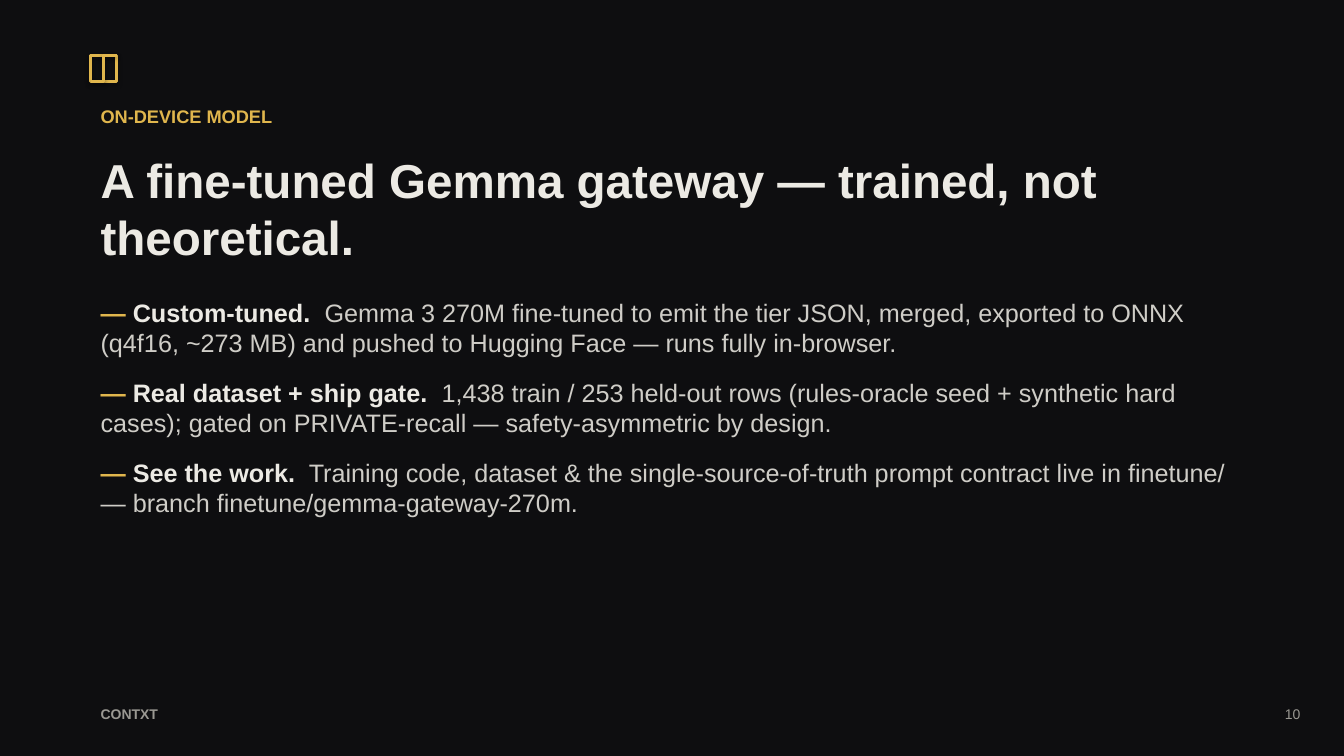
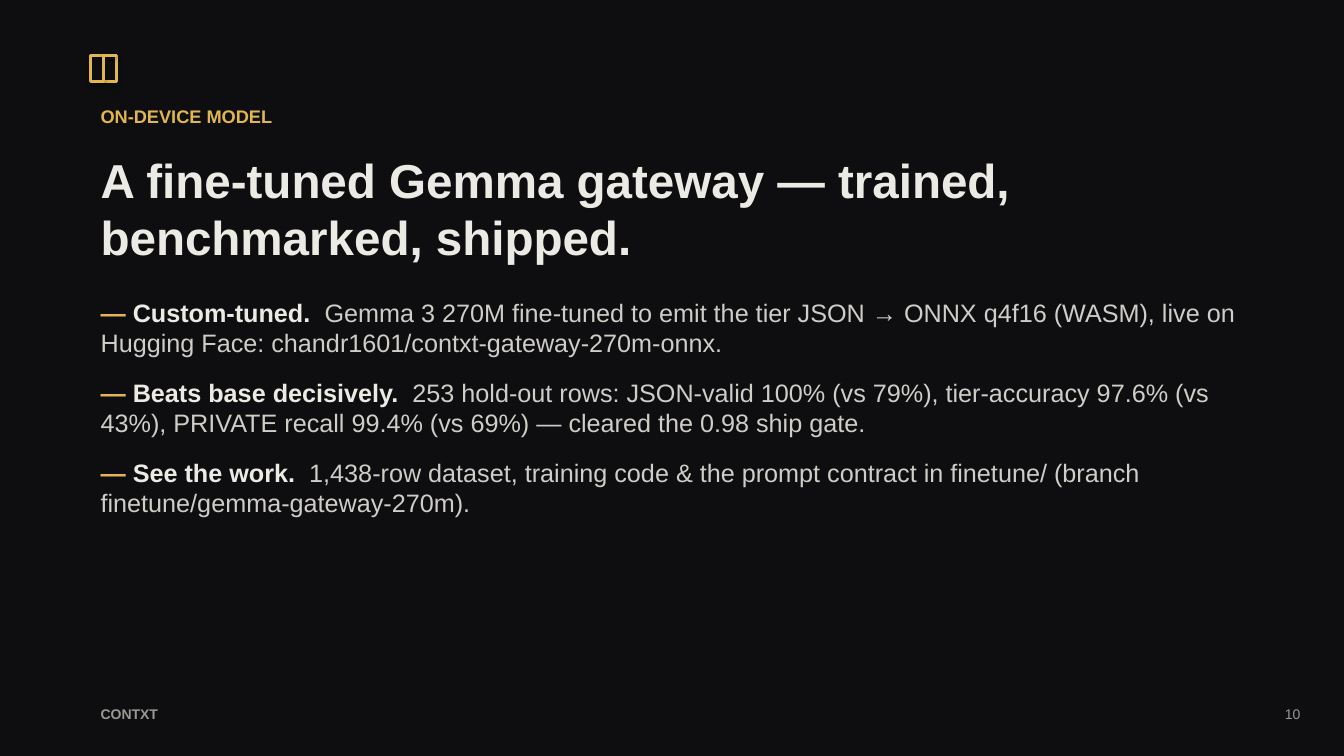
Before and after one commit to Blackx16/contxt, a slide deck: slide 10 of docs/contxt-pitch.pptx. Drawn at 1344x756 pixels with LibreOffice and Linux fonts; fonts in the diff are those of the drawing. Boxes give left, top, right and bottom in pixels: in the first picture for what was removed or moved away, otherwise in the second. Text is boxed around its words. In the diff, an @@ line names an element or a change of style, - is before the commit and + after.

```diff
--- a/docs/contxt-pitch.pptx
+++ b/docs/contxt-pitch.pptx
@@ text at bbox=[101, 163, 1010, 265]: text changed @@
-A fine-tuned Gemma gateway — trained, not theoretical.
+A fine-tuned Gemma gateway — trained, benchmarked, shipped.
@@ text at bbox=[101, 303, 1235, 518]: text changed @@
-— Custom-tuned. Gemma 3 270M fine-tuned to emit the tier JSON, merged, exported to ONNX (q4f16, ~273 MB) and pushed to Hugging Face — runs fully in-browser.
-— Real dataset + ship gate. 1,438 train / 253 held-out rows (rules-oracle seed + synthetic hard cases); gated on PRIVATE-recall — safety-asymmetric by design.
-— See the work. Training code, dataset & the single-source-of-truth prompt contract live in finetune/ — branch finetune/gemma-gateway-270m.
+— Custom-tuned. Gemma 3 270M fine-tuned to emit the tier JSON → ONNX q4f16 (WASM), live on Hugging Face: chandr1601/contxt-gateway-270m-onnx.
+— Beats base decisively. 253 hold-out rows: JSON-valid 100% (vs 79%), tier-accuracy 97.6% (vs 43%), PRIVATE recall 99.4% (vs 69%) — cleared the 0.98 ship gate.
+— See the work. 1,438-row dataset, training code & the prompt contract in finetune/ (branch finetune/gemma-gateway-270m).
```
Also in this commit, not shown: 1 other slide changed, 9 other files.
